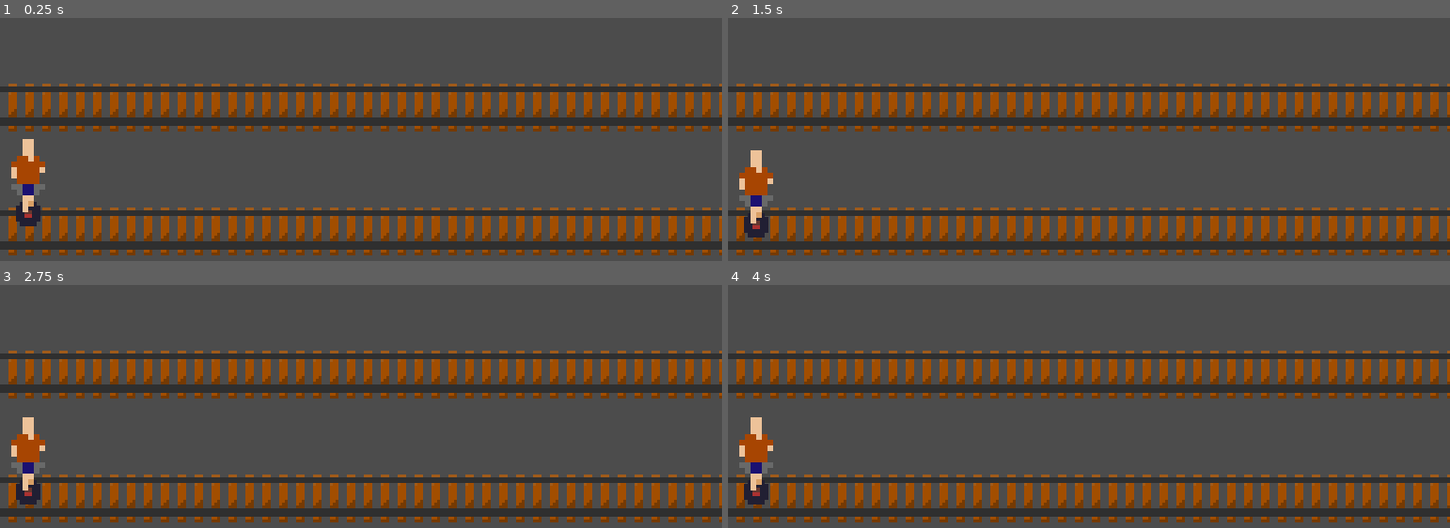
Above: before the commit, frames 1-4 (two rows, left to right).
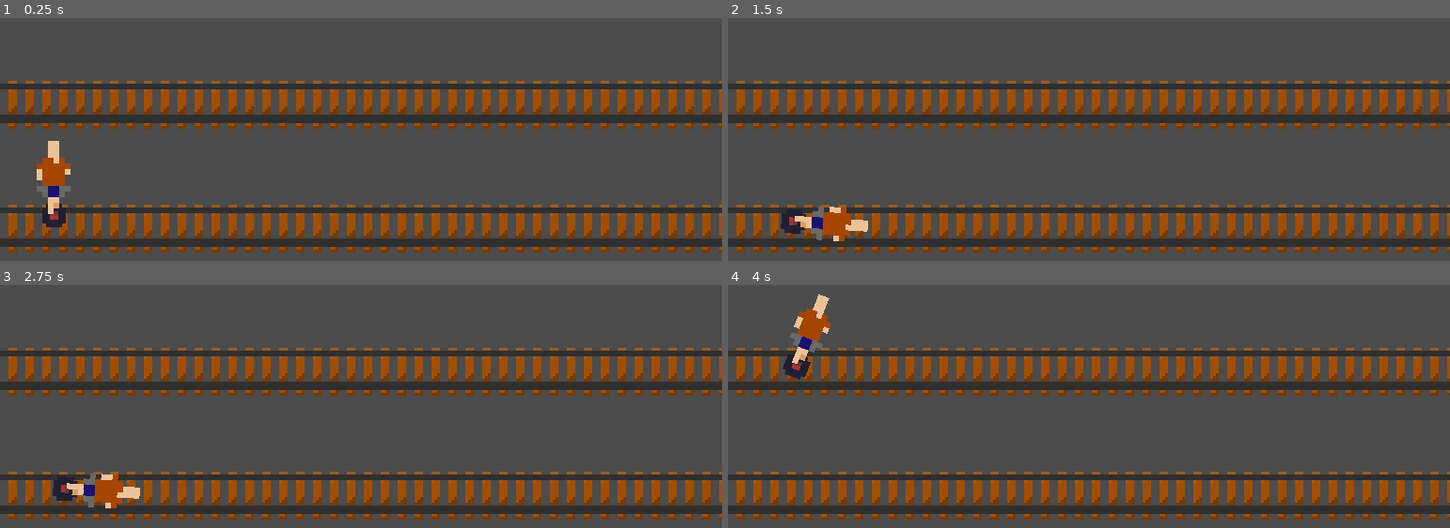
Above: after the commit, the same moments.

Repository: AmazAkar/godot-wild-jam-35
Game: Godot game, scene res://levels/Level3.tscn
The game is run twice, just before and just after one commit, with the same random seed, the same clock (stepped at 60 frames per second) and the same inputs. This scene is started directly instead of the project's main scene.
Inputs:
- Up to frame 1 (0.25 s): no input
- Up to frame 2 (1.5 s): hold Right (balance-right) 0.53-1.28 s; hold Down (track-down) from 1.28 s (still down)
- Up to frame 3 (2.75 s): tap Enter at 2 s; release Down (track-down) at 2.03 s; hold Right (balance-right) from 2.03 s (still down)
- Up to frame 4 (4 s): tap Space at 2.75 s; release Right (balance-right) at 2.78 s; hold Up (track-up) 2.78-3.53 s; hold Left (balance-left) from 3.53 s (still down)

The runs differ from the first frame. In frame 1, 16% of the frame differs, in the area x 0-100%, y 25-98%; in frame 2, 16%; in frame 3, 16%; in frame 4, 16%, in the area x 0-100%, y 3-98%.

Commit message:
Level 3 progress, can change track better

Diff:
--- a/Player/Player.gd
+++ b/Player/Player.gd
@@ -31,13 +31,17 @@
 onready var tween = $Tween
 var col_track2;
 
+
 func _ready():
 	if get_tree().get_current_scene().get_name() == "Level3":
-		set_physics_process(false)
-		remove_child(camera)
+		camera.limit_top = 0
 		level = level3
-	if get_tree().get_current_scene().get_name() == "Level2":
+		track = track1
+		col_track2 = get_node("/root/Level3/Ground/Track2")
+
+	elif get_tree().get_current_scene().get_name() == "Level2":
 		level = level2
+
 func _physics_process(delta):
 	if Input.is_action_pressed("move-left") and self.linear_velocity.x > -max_force:
 		self.linear_velocity.x -= vel_force
@@ -69,16 +73,23 @@
 
 		level3:
 			if Input.is_action_just_pressed("track-up") and track == track1:
-				self.apply_central_impulse(Vector2(0,-385))
-				yield(get_tree().create_timer(1),"timeout")
-				col_track2.disabled = false
-				track = track2
+				self.apply_central_impulse(Vector2(0,-400))
 
 			if Input.is_action_just_pressed("track-down") and track == track2:
 				col_track2.disabled = true
 				self.apply_central_impulse(Vector2(0,40))
-				yield(get_tree().create_timer(1),"timeout")
 				track = track1
+			if Input.is_action_just_pressed("balance-left"):
+					self.apply_torque_impulse(-torque_force)
+
+			if Input.is_action_just_pressed("balance-right"):
+				self.apply_torque_impulse(torque_force)
+
 
 func _on_Timer_timeout():
 	self.apply_torque_impulse(-torque_force)
+
+func _on_Area2D_body_entered(body):
+	if body.name == "Player":
+		col_track2.set_deferred("disabled",false)
+		track = track2
--- a/Player/Player.tscn
+++ b/Player/Player.tscn
@@ -59,7 +59,6 @@
 anims/cycle = SubResource( 3 )
 
 [node name="Camera2D" type="Camera2D" parent="."]
-visible = false
 modulate = Color( 0.243137, 0.305882, 1, 1 )
 position = Vector2( 0, -43 )
 current = true
--- a/levels/Level2.tscn
+++ b/levels/Level2.tscn
@@ -8,11 +8,10 @@
 [sub_resource type="RectangleShape2D" id=1]
 extents = Vector2( 8.68538, 321.534 )
 
-[sub_resource type="RectangleShape2D" id=3]
+[sub_resource type="RectangleShape2D" id=2]
 extents = Vector2( 9.91837, 104.722 )
 
-[sub_resource type="Animation" id=2]
-resource_name = "coremtr"
+[sub_resource type="Animation" id=3]
 length = 2.0
 tracks/0/type = "value"
 tracks/0/path = NodePath(".:frame")
@@ -60,7 +59,7 @@
 script = ExtResource( 4 )
 
 [node name="AnimationPlayer" type="AnimationPlayer" parent="Player/wind"]
-anims/coremtr = SubResource( 2 )
+anims/coremtr = SubResource( 3 )
 
 [node name="Timer(Phys)" type="Timer" parent="."]
 wait_time = 30.0
--- a/levels/Level3.tscn
+++ b/levels/Level3.tscn
@@ -1,31 +1,48 @@
-[gd_scene load_steps=4 format=2]
+[gd_scene load_steps=5 format=2]
 
 [ext_resource path="res://Player/Player.tscn" type="PackedScene" id=1]
 [ext_resource path="res://World_Elements/traintracks.png" type="Texture" id=2]
 
 [sub_resource type="RectangleShape2D" id=1]
-extents = Vector2( 128.216, 1.94403 )
+extents = Vector2( 732.976, 1.94403 )
+
+[sub_resource type="RectangleShape2D" id=2]
+extents = Vector2( 753.52, 0.542858 )
 
 [node name="Level3" type="Node2D"]
 
 [node name="Track" type="Sprite" parent="."]
-position = Vector2( 128, 125 )
+position = Vector2( 735, 125 )
 texture = ExtResource( 2 )
+region_enabled = true
+region_rect = Rect2( 0, 10, 1470, 30 )
 
-[node name="temp" type="Sprite" parent="."]
-position = Vector2( 128, 81 )
+[node name="Track2" type="Sprite" parent="."]
+position = Vector2( 735, 81 )
 texture = ExtResource( 2 )
+region_enabled = true
+region_rect = Rect2( 0, 10, 1470, 30 )
 
 [node name="Ground" type="StaticBody2D" parent="."]
 
 [node name="Track1" type="CollisionShape2D" parent="Ground"]
-position = Vector2( 126.866, 129.308 )
+position = Vector2( 733, 128.5 )
 shape = SubResource( 1 )
 
 [node name="Track2" type="CollisionShape2D" parent="Ground"]
-position = Vector2( 128, 85.718 )
+position = Vector2( 733.001, 84 )
 shape = SubResource( 1 )
 disabled = true
 
 [node name="Player" parent="." instance=ExtResource( 1 )]
-position = Vector2( 10, 110.943 )
+position = Vector2( 19.1459, 111.455 )
+collision_layer = 3
+collision_mask = 3
+
+[node name="Area2D" type="Area2D" parent="."]
+
+[node name="CollisionShape2D" type="CollisionShape2D" parent="Area2D"]
+position = Vector2( 755.209, 53.743 )
+shape = SubResource( 2 )
+
+[connection signal="body_entered" from="Area2D" to="Player" method="_on_Area2D_body_entered"]
Binary file added: World_Elements/train.png
Not shown, changed: World_Elements/train.png.import
Binary file changed: World_Elements/traintracks.png
Not shown: 1 places in levels/Level2.tscn that only renumber resources
Renamed: levels/Timer(Wnd).gd -> levels/Scripts/Timer(Wnd).gd
